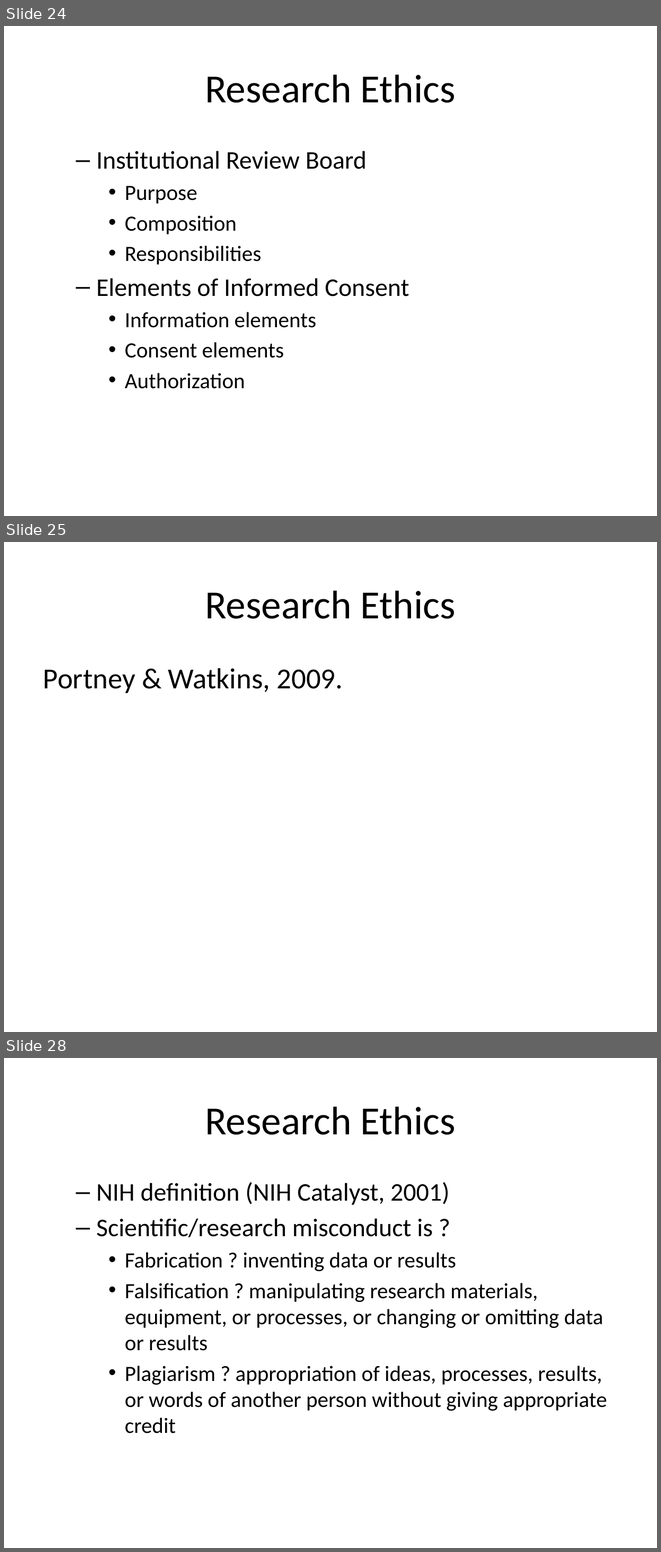
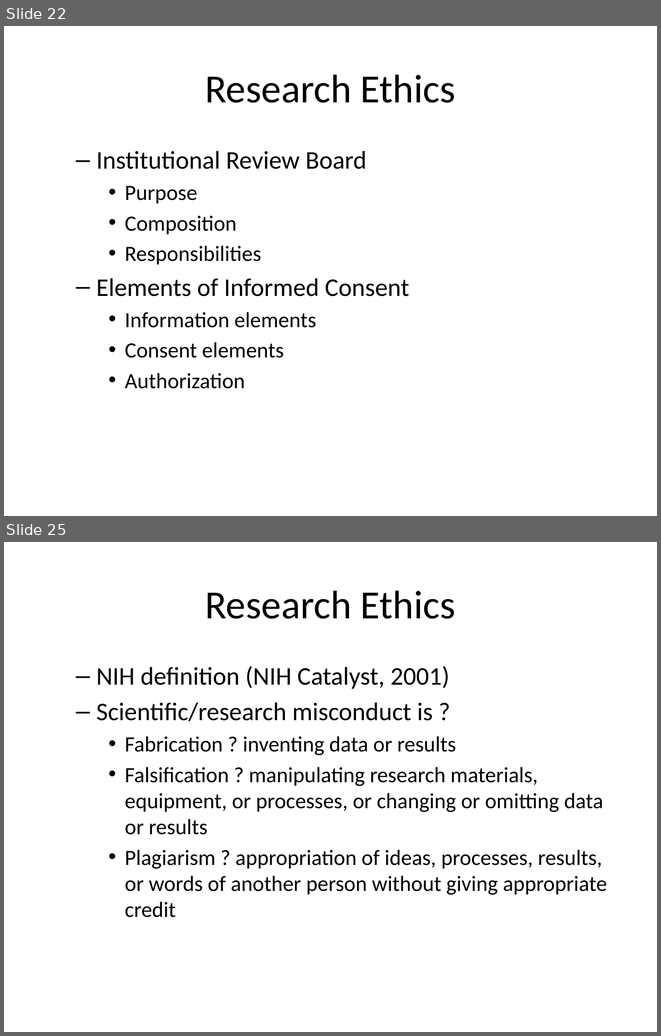
Before and after one commit to classes-medb/5510, a slide deck: doc/video-02-planning.pptx. Shown one above the other, each under a label of ours: slides 24, 25 and 28 before the commit, slides 22 and 25 after it; the slides between them are not shown. The pictures are 661x1552 and 661x1036 pixels, drawn with LibreOffice and Linux fonts; fonts in the diff are those of the drawing. Boxes give left, top, right and bottom in pixels: in the first picture for what was removed or moved away, otherwise in the second. Text is boxed around its words. In the diff, an @@ line names an element or a change of style, - is before the commit and + after.

```diff
--- a/doc/video-02-planning.pptx
+++ b/doc/video-02-planning.pptx
@@ slide 25 removed at (x1=4, y1=542, x2=657, y2=1032), background #FFFFFF @@
@@ title removed at (x1=205, y1=590, x2=456, y2=619) @@
-Research Ethics
@@ text removed at (x1=43, y1=668, x2=343, y2=693) @@
-Portney & Watkins, 2009.
@@ what was slide 24 is now slide 22 @@
@@ what was slide 28 is now slide 25 @@
```
Also in this commit, not shown: 3 slides changed, 2 slides added, 5 other slides removed, 4 other files.
